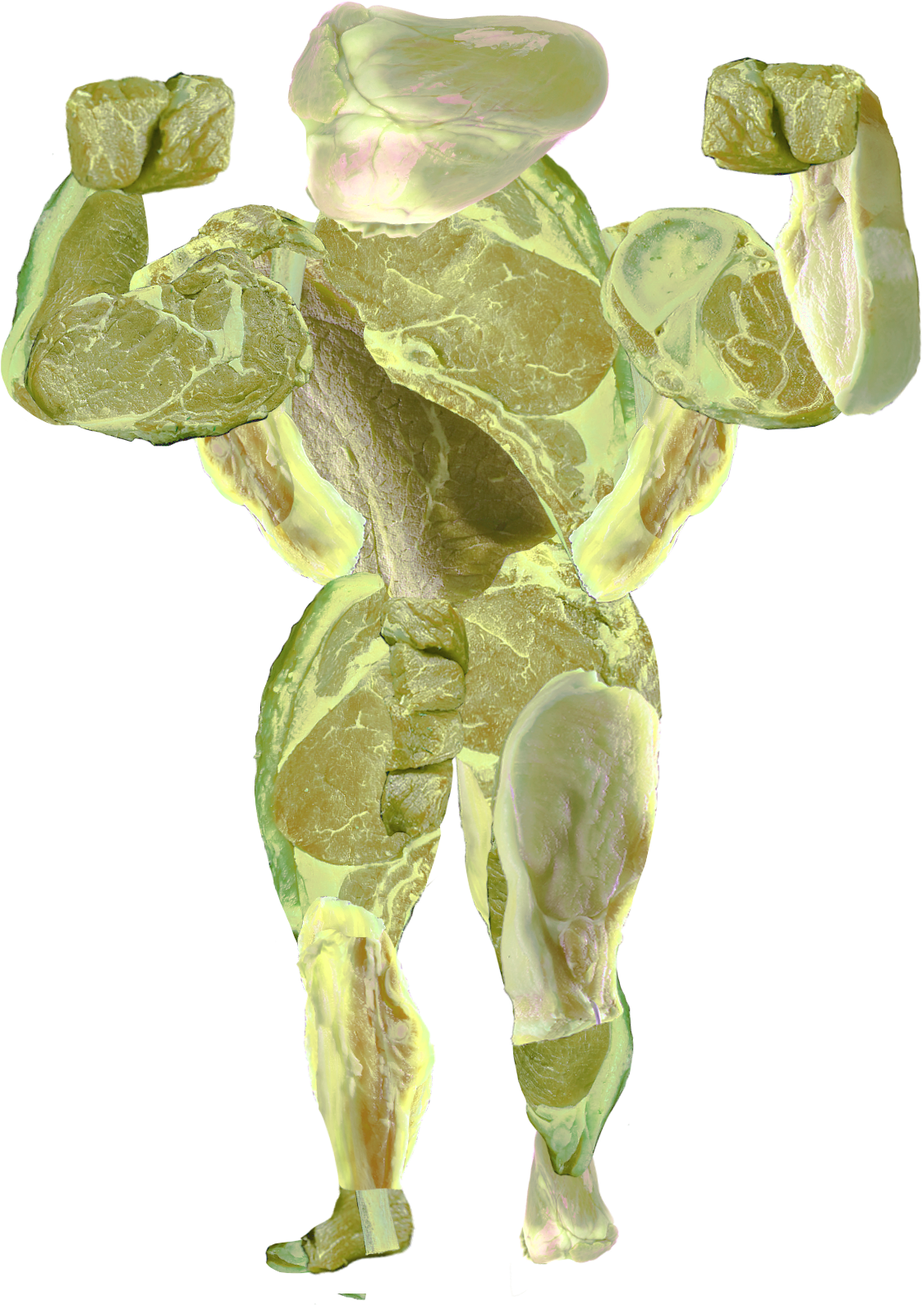
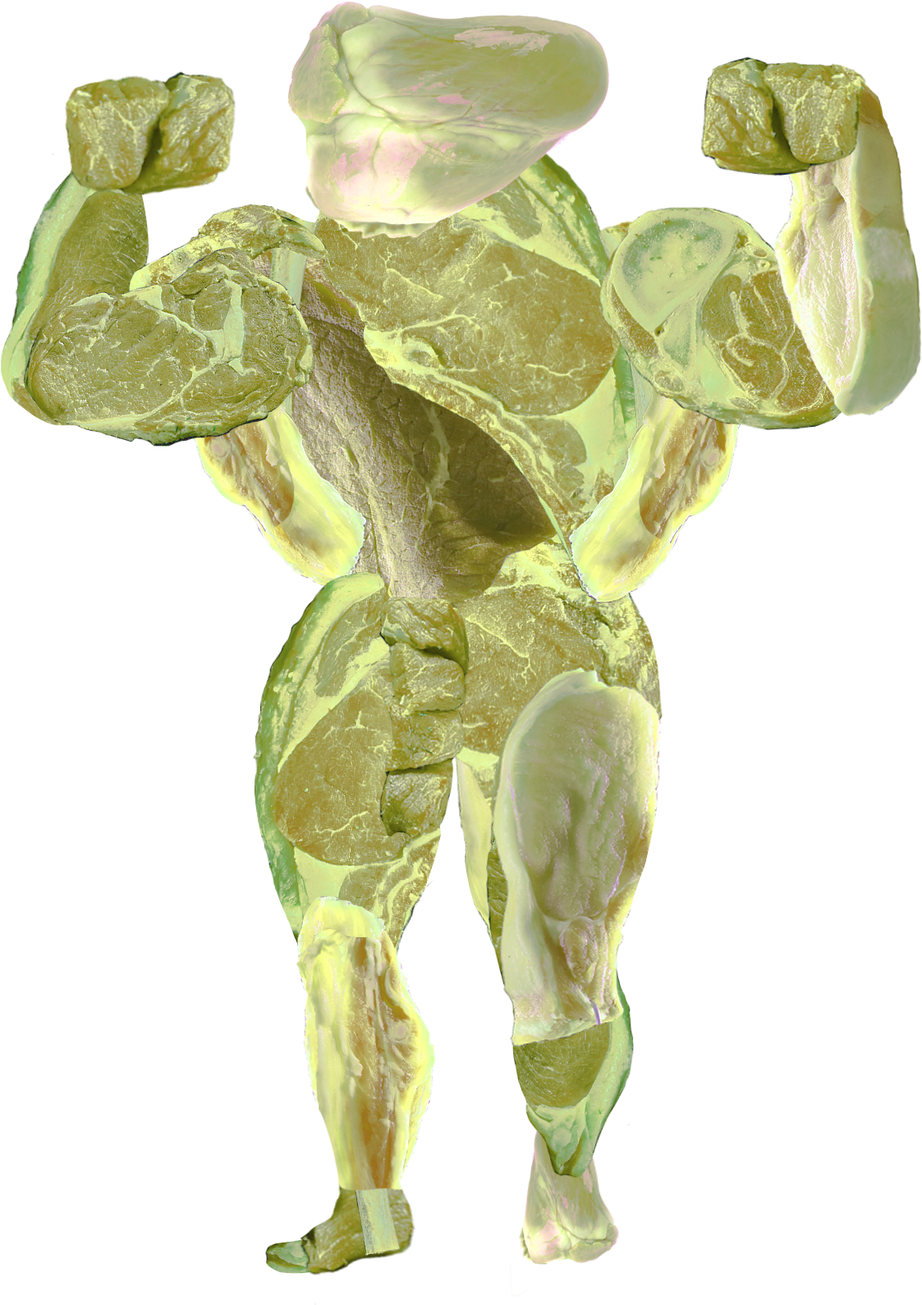
Layers edited between the first and the second 922×1305 image:
removed group "Folder 15 Copy" (12 layers) over bbox(336, 1293, 367, 1302)
renamed "AdobeStock_473714604 Copy 30" to "left_leg", moved it out of group "Folder 15 Copy", painted on it over bbox(336, 1293, 367, 1302)
